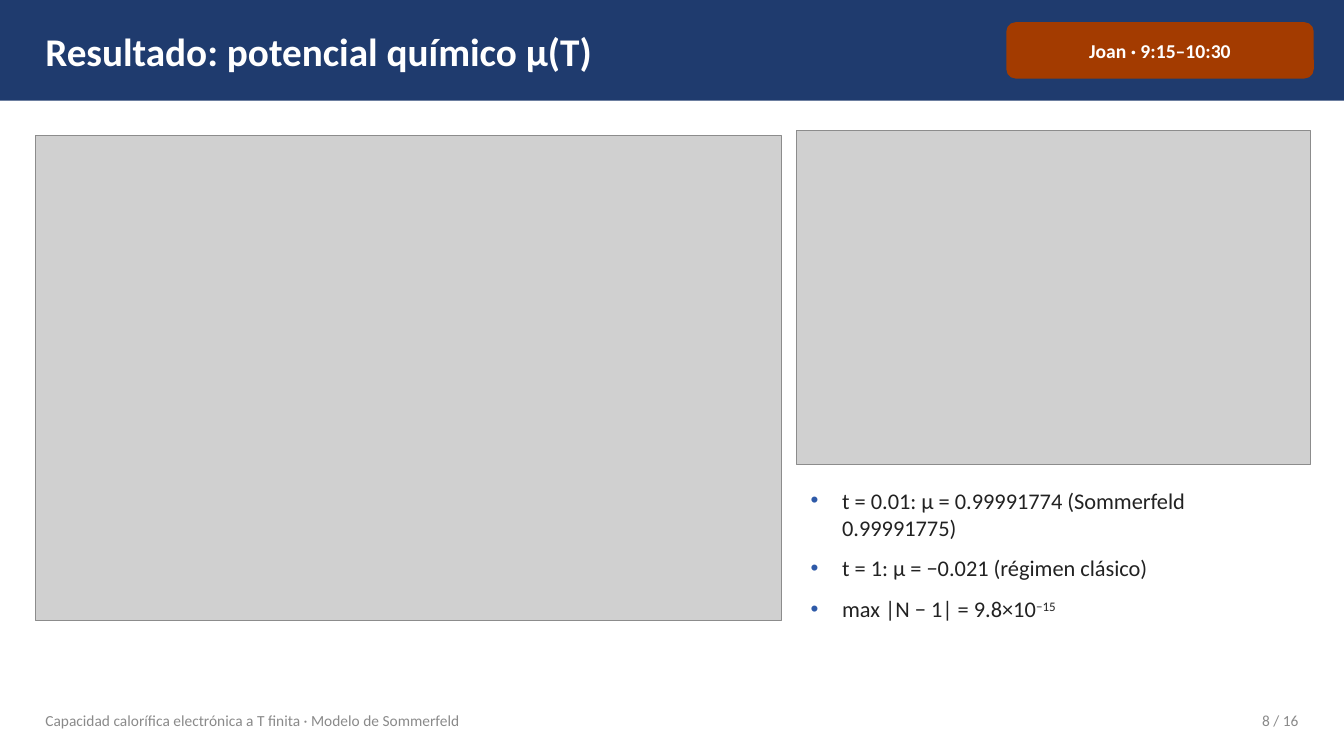
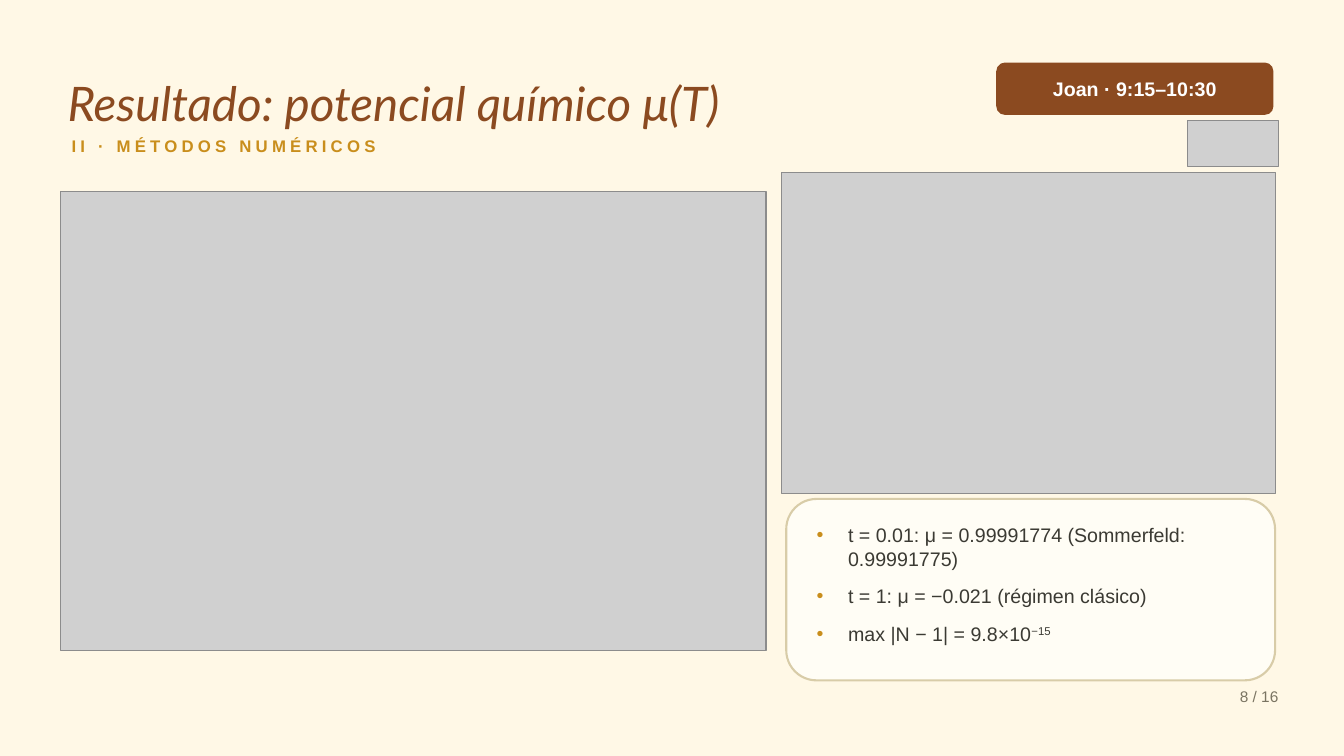
Before and after one commit to SolecitoPunk/capacidad_calorifica, a slide deck: slide 8 of presentacion/presentacion_sommerfeld.pptx. Drawn at 1344x756 pixels with LibreOffice and Linux fonts; fonts in the diff are those of the drawing; grey boxes stand for pictures; background and template pictures are left out. Boxes give left, top, right and bottom in pixels: in the first picture for what was removed or moved away, otherwise in the second. Text is boxed around its words. In the diff, an @@ line names an element or a change of style, - is before the commit and + after.

```diff
--- a/presentacion/presentacion_sommerfeld.pptx
+++ b/presentacion/presentacion_sommerfeld.pptx
@@ background #FFFFFF to picture (left out) @@
@@ rectangle removed at [0, 0, 1344, 101] @@
@@ text "Resultado: potencial químico μ(T)": place and size @@
-text "Resultado: potencial químico μ(T)" at [45, 37, 592, 72]
+text "Resultado: potencial químico μ(T)" at [68, 84, 720, 129]
@@ text "Resultado: potencial químico μ(T)" at [68, 84, 720, 129]: size 28 to 34 pt, font Calibri to Lato, text colour #FFFFFF to #8B4A20, bold off, italic on; vertical alignment middle to bottom @@
@@ rounded rectangle "Joan · 9:15–10:30": place and size @@
-rounded rectangle "Joan · 9:15–10:30" at [1006, 22, 1314, 79]
+rounded rectangle "Joan · 9:15–10:30" at [996, 63, 1273, 115]
@@ rounded rectangle "Joan · 9:15–10:30" at [996, 63, 1273, 115]: font Calibri to Arial; fill #A33B00 to #8B4A20 @@
@@ text added at [72, 139, 375, 152], 12 pt, text #C98E1C, bold @@
+II · MÉTODOS NUMÉRICOS
@@ picture added at [1188, 121, 1278, 166] @@
@@ picture: place and size @@
-picture at [797, 130, 1311, 464]
+picture at [781, 172, 1275, 494]
@@ picture: place and size @@
-picture at [35, 135, 781, 620]
+picture at [60, 192, 766, 650]
@@ rounded rectangle "t = 0.01: μ = ...": place and size @@
-rounded rectangle "t = 0.01: μ = ..." at [842, 493, 1185, 621]
+rounded rectangle "t = 0.01: μ = ..." at [786, 499, 1275, 681]
@@ rounded rectangle "t = 0.01: μ = ..." at [786, 499, 1275, 681]: fill none to #FFFDF5; outline none to #D8CCA8 1.5 pt @@
@@ text in rounded rectangle at [848, 527, 1186, 570]: text changed; size 16 to 14 pt; font Calibri to Arial; text colour #222222 to #3B3A33 @@
-• t = 0.01: μ = 0.99991774 (Sommerfeld 0.99991775)
+• t = 0.01: μ = 0.99991774 (Sommerfeld: 0.99991775)
@@ text in rounded rectangle at [848, 588, 1147, 645]: size 16 to 14 pt, font Calibri to Arial, text colour #222222 to #3B3A33 in "t = 1: μ = −0.021 (régimen ...", "max |N − 1| = 9.8×10−15"; bullet colour #2E5AA8 to #C98E1C @@
@@ text "8 / 16": place and size @@
-text "8 / 16" at [1262, 715, 1299, 726]
+text "8 / 16" at [1240, 691, 1278, 702]
@@ text "8 / 16" at [1240, 691, 1278, 702]: font Calibri to Arial, text colour #8A8A8A to #7A7462 @@
@@ text removed at [45, 715, 460, 729] @@
-Capacidad calorífica electrónica a T finita · Modelo de Sommerfeld
```
Also in this commit, not shown: 15 other slides changed, 19 other files.
